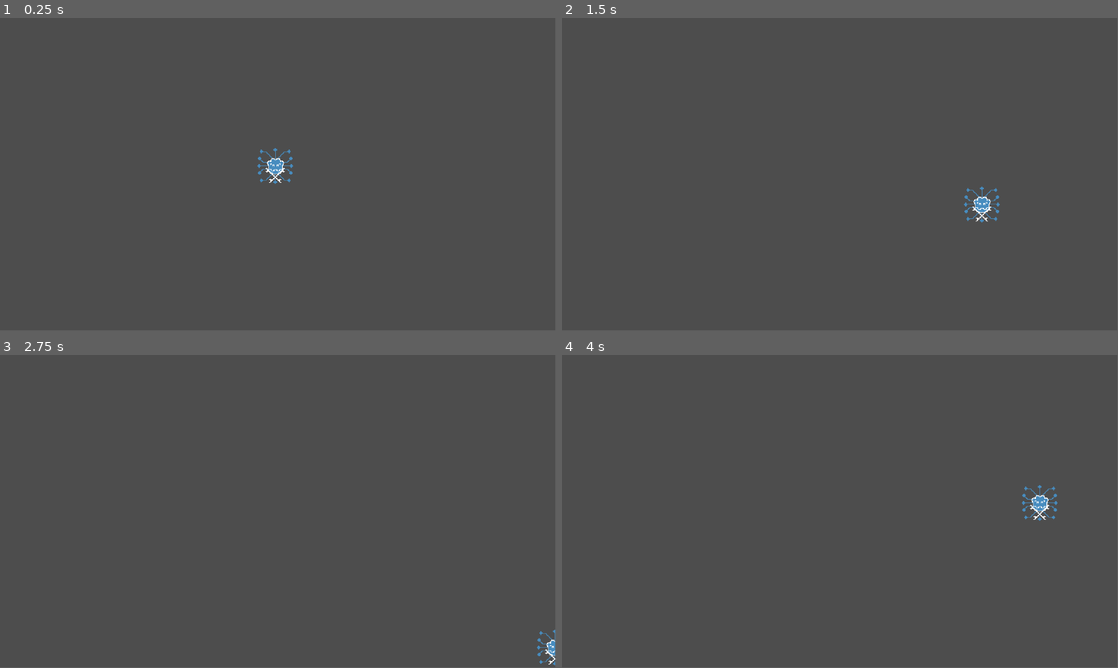
Above: before the commit, frames 1-4 (two rows, left to right).
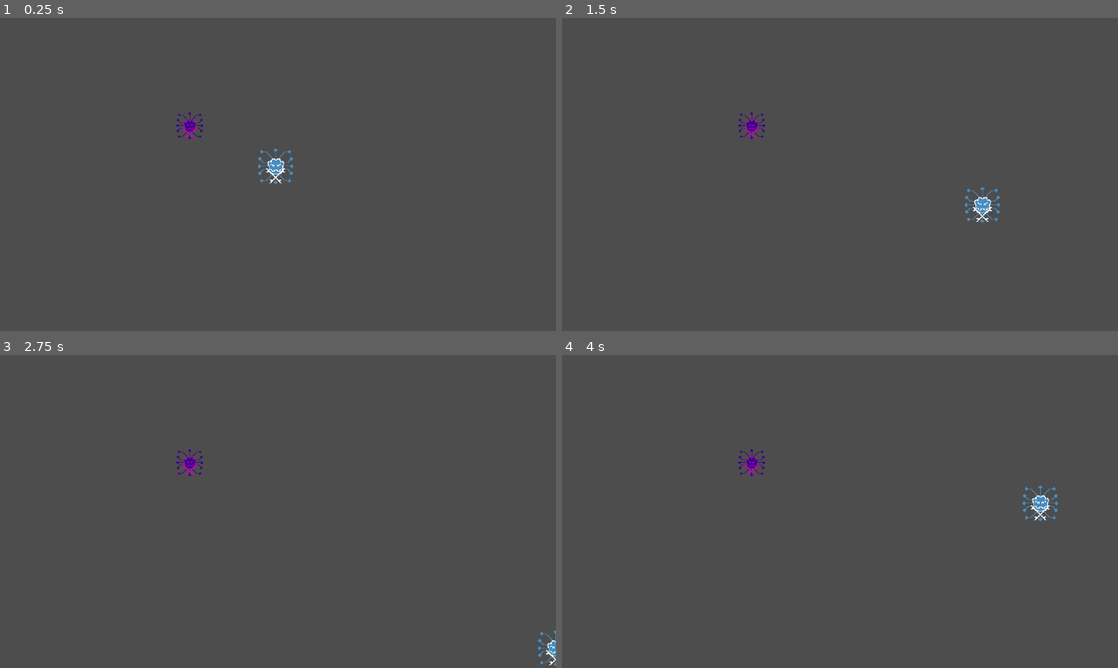
Above: after the commit, the same moments.

Repository: loteque/GoblinGame
Game: Godot game, scene res://main.tscn
The game is run twice, just before and just after one commit, with the same random seed, the same clock (stepped at 60 frames per second) and the same inputs. The project has no main scene, so this scene is started directly.
Inputs:
- Up to frame 1 (0.25 s): no input
- Up to frame 2 (1.5 s): tap Enter at 0.5 s; hold D (right) 0.53-1.28 s; hold S (down) from 1.28 s (still down)
- Up to frame 3 (2.75 s): release S (down) at 2.03 s; hold D (right) from 2.03 s (still down)
- Up to frame 4 (4 s): release D (right) at 2.78 s; hold W (up) 2.78-3.53 s; hold A (left) from 3.53 s (still down)
In our replay, the window is 799x449 before the commit and 800x450 after it. These sizes can differ from the game's own. Grey fills any space a smaller window leaves; there, only what the larger window draws over its background counts as a difference.

The runs differ from the first frame. In frame 1, 0.3% of the frame differs, in the area x 31-53%, y 30-54%; in frame 2, 0.4%, in the area x 31-79%, y 30-66%; in frame 3, 0.3%; in frame 4, 0.4%.

Commit message:
add npc and follow behavior, closes #12

Diff:
--- /dev/null
+++ b/Actor.gd
@@ -0,0 +1,45 @@
+extends CharacterBody2D
+
+@export var move_speed: float
+@export var nav_agent: NavigationAgent2D
+
+var has_target: bool = false
+var target: CharacterBody2D
+
+func _ready() -> void:
+    nav_agent.velocity_computed.connect(Callable(_on_velocity_computed))
+
+func set_movement_target(movement_target: Vector2):
+    nav_agent.set_target_position(movement_target)
+
+func _physics_process(_delta):
+
+    if has_target:
+
+        set_movement_target(target.global_transform.origin)
+
+    if nav_agent.is_navigation_finished(): return
+
+    var next_path_position: Vector2 = nav_agent.get_next_path_position()
+    var new_velocity: Vector2 = global_position.direction_to(next_path_position) * move_speed
+
+    _on_velocity_computed(new_velocity)
+
+
+func _on_velocity_computed(safe_velocity: Vector2):
+    velocity = safe_velocity
+    move_and_slide()
+
+
+func _on_follow_area_body_entered(body:Node2D):
+
+    if body.is_in_group("Player"):
+        has_target = true
+        target = body
+
+
+func _on_follow_area_body_exited(body:Node2D):
+    if body.is_in_group("Player"):
+        has_target = false
+        target = self
+        print("body exited")
--- /dev/null
+++ b/actor.tscn
@@ -0,0 +1,37 @@
+[gd_scene load_steps=5 format=3 uid="uid://bnj8oqycjiqah"]
+
+[ext_resource type="Script" path="res://Actor.gd" id="1_5a1ut"]
+[ext_resource type="Texture2D" uid="uid://binsxgaxudhe3" path="res://icon-bot.png" id="2_iuy1e"]
+
+[sub_resource type="RectangleShape2D" id="RectangleShape2D_moct4"]
+size = Vector2(55, 55)
+
+[sub_resource type="CircleShape2D" id="CircleShape2D_v1do6"]
+radius = 131.0
+
+[node name="Agent" type="CharacterBody2D" node_paths=PackedStringArray("nav_agent")]
+motion_mode = 1
+wall_min_slide_angle = 0.0
+script = ExtResource("1_5a1ut")
+move_speed = 320.0
+nav_agent = NodePath("NavigationAgent2D")
+
+[node name="CollisionShape2D" type="CollisionShape2D" parent="."]
+shape = SubResource("RectangleShape2D_moct4")
+
+[node name="Sprite2D" type="Sprite2D" parent="."]
+modulate = Color(0.823529, 0, 0.729412, 1)
+scale = Vector2(0.45, 0.45)
+texture = ExtResource("2_iuy1e")
+
+[node name="NavigationAgent2D" type="NavigationAgent2D" parent="."]
+target_desired_distance = 50.0
+path_max_distance = 200.0
+
+[node name="FollowArea" type="Area2D" parent="."]
+
+[node name="CollisionShape2D" type="CollisionShape2D" parent="FollowArea"]
+shape = SubResource("CircleShape2D_v1do6")
+
+[connection signal="body_entered" from="FollowArea" to="." method="_on_follow_area_body_entered"]
+[connection signal="body_exited" from="FollowArea" to="." method="_on_follow_area_body_exited"]
--- a/main.tscn
+++ b/main.tscn
@@ -1,22 +1,21 @@
 [gd_scene load_steps=4 format=3 uid="uid://c4fb2nyi3hcyx"]
 
-[ext_resource type="Script" path="res://PlayerCharacter.gd" id="1_cl1y0"]
-[ext_resource type="Texture2D" uid="uid://binsxgaxudhe3" path="res://icon-bot.png" id="2_mwfo5"]
+[ext_resource type="PackedScene" uid="uid://78j5k0a24wsl" path="res://player_character.tscn" id="1_rjx7k"]
+[ext_resource type="PackedScene" uid="uid://bnj8oqycjiqah" path="res://actor.tscn" id="2_7cfec"]
 
-[sub_resource type="RectangleShape2D" id="RectangleShape2D_qeufm"]
-size = Vector2(41, 41)
+[sub_resource type="NavigationPolygon" id="NavigationPolygon_ocatk"]
+vertices = PackedVector2Array(543, 279, -545, 288, -552, -291, 545, -291)
+polygons = Array[PackedInt32Array]([PackedInt32Array(0, 1, 2, 3)])
+outlines = Array[PackedVector2Array]([PackedVector2Array(-562, -301, 555, -301, 553, 289, -555, 299)])
+source_geometry_group_name = &"navigation_polygon_source_group"
 
 [node name="Main" type="Node2D"]
 
-[node name="PlayerCharacter" type="CharacterBody2D" parent="."]
-position = Vector2(571, 307)
-script = ExtResource("1_cl1y0")
+[node name="PlayerCharacter" parent="." groups=["Player"] instance=ExtResource("1_rjx7k")]
 
-[node name="CollisionShape2D" type="CollisionShape2D" parent="PlayerCharacter"]
-position = Vector2(-0.5, -0.5)
-shape = SubResource("RectangleShape2D_qeufm")
+[node name="Actor" parent="." instance=ExtResource("2_7cfec")]
+position = Vector2(393, 223)
 
-[node name="Sprite2D" type="Sprite2D" parent="PlayerCharacter"]
-texture_filter = 1
-scale = Vector2(0.6, 0.6)
-texture = ExtResource("2_mwfo5")
+[node name="NavigationRegion2D" type="NavigationRegion2D" parent="."]
+position = Vector2(577, 322)
+navigation_polygon = SubResource("NavigationPolygon_ocatk")
--- a/project.godot
+++ b/project.godot
@@ -11,6 +11,10 @@
 [application]
 
 config/features=PackedStringArray("4.2")
+
+[display]
+
+window/stretch/mode="viewport"
 
 [input]
 
